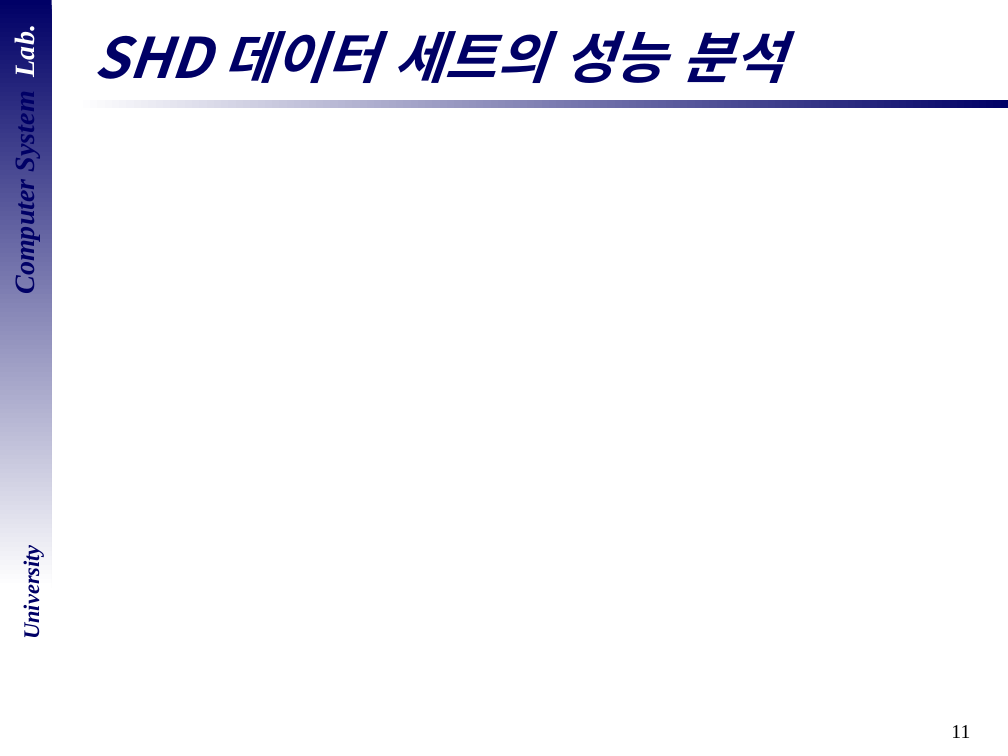
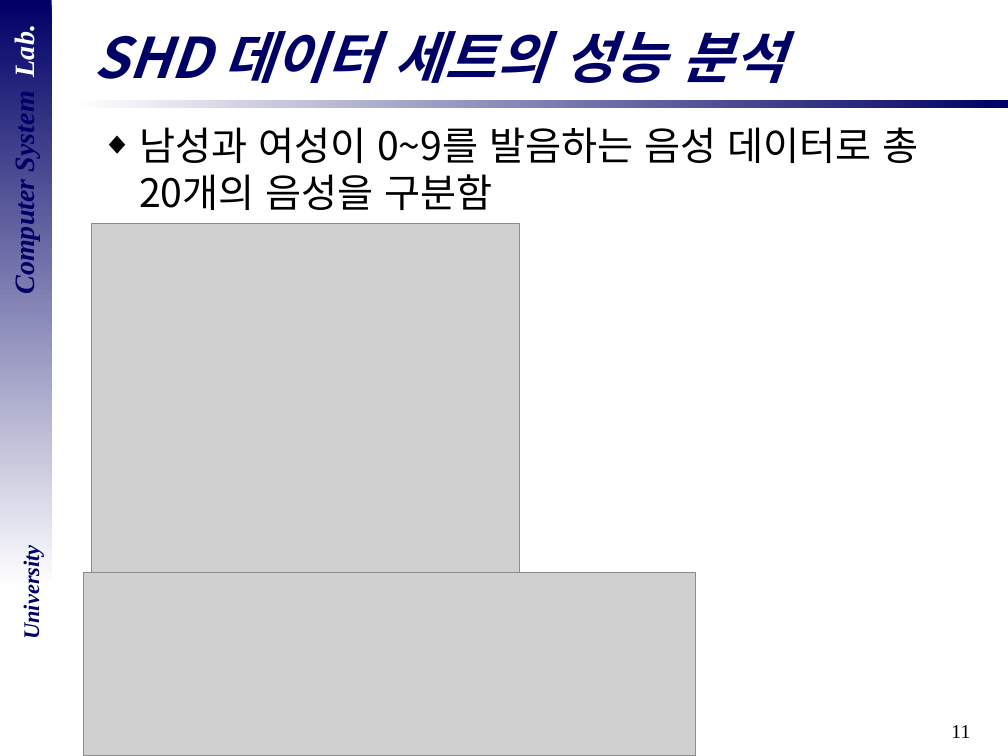
Before and after one commit to DevelopLee20/SNN, a slide deck: slide 11 of cs semina/졸업 논문 심사.pptx. Drawn at 1008x756 pixels with LibreOffice and Linux fonts; fonts in the diff are those of the drawing; grey boxes stand for pictures; background and template pictures are left out. Boxes give left, top, right and bottom in pixels: in the first picture for what was removed or moved away, otherwise in the second. Text is boxed around its words. In the diff, an @@ line names an element or a change of style, - is before the commit and + after.

```diff
--- a/cs semina/졸업 논문 심사.pptx
+++ b/cs semina/졸업 논문 심사.pptx
@@ text added at box(139, 127, 918, 210), 28 pt, text #000000 @@
+◆ 남성과 여성이 0~9를 발음하는 음성 데이터로 총 20개의 음성을 구분함
@@ picture added at box(92, 224, 520, 573) @@
@@ picture added at box(84, 573, 696, 756) @@
```
Also in this commit, not shown: 10 other slides changed.
